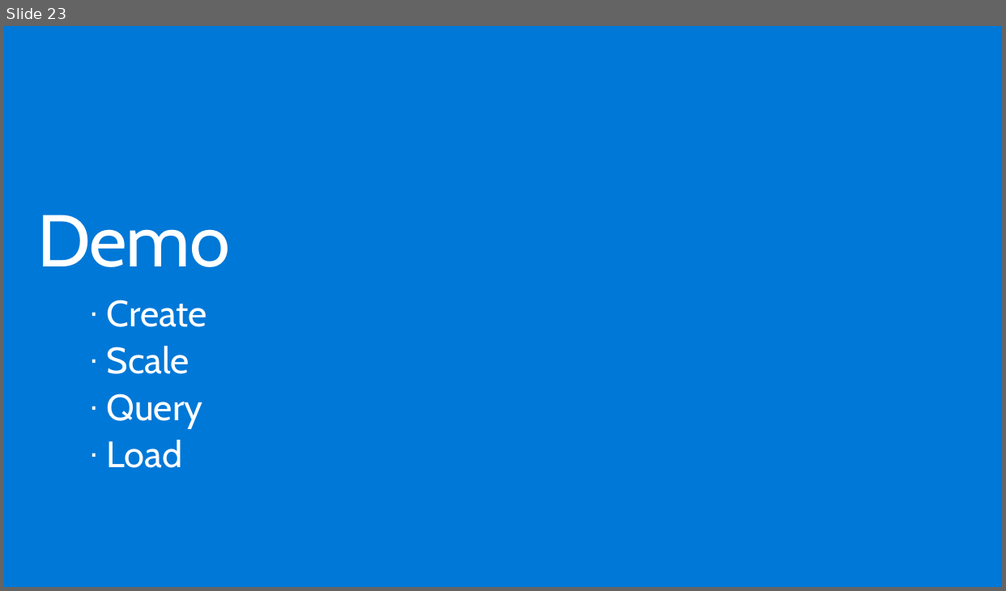
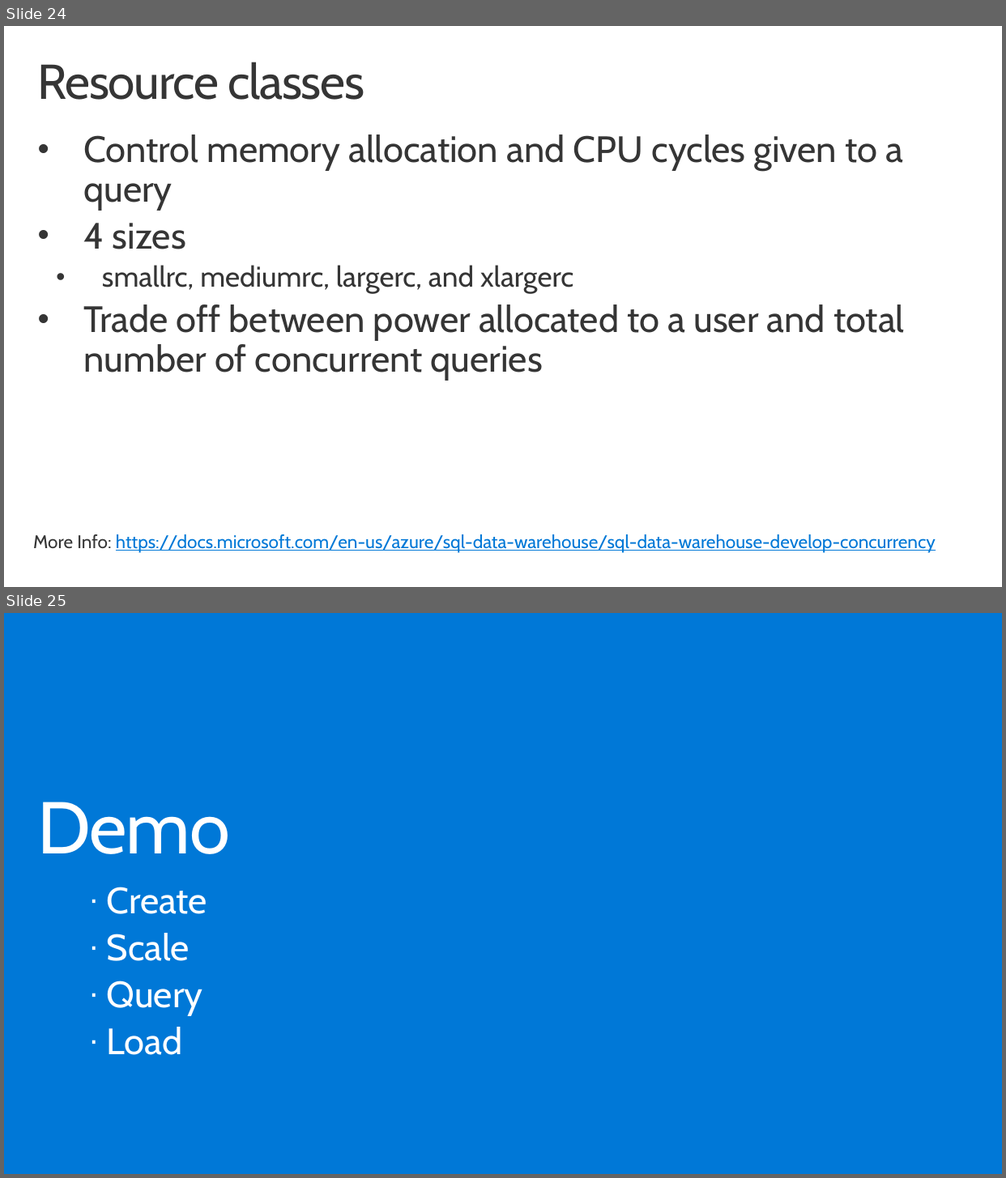
Before and after one commit to shawnweisfeld/20170304_AzureDW, a slide deck: Intro to Azure SQL Data Warehouse.pptx. Shown one above the other, each under a label of ours: slide 23 before the commit, slides 24 and 25 after it. The pictures are 1006x591 and 1006x1178 pixels, drawn with LibreOffice and Linux fonts; fonts in the diff are those of the drawing; background and template pictures are left out. Boxes give left, top, right and bottom in pixels: in the first picture for what was removed or moved away, otherwise in the second. Text is boxed around its words. In the diff, an @@ line names an element or a change of style, - is before the commit and + after.

```diff
--- a/Intro to Azure SQL Data Warehouse.pptx
+++ b/Intro to Azure SQL Data Warehouse.pptx
@@ slide 24 added at <box>4,26,1002,587</box>, background #FFFFFF @@
@@ title added at <box>38,62,364,100</box>, 48 pt, text #353535 @@
+Resource classes
@@ text added at <box>83,135,904,381</box>, 36 pt, text #353535 @@
+• Control memory allocation and CPU cycles given to a query
+• 4 sizes
+  • smallrc, mediumrc, largerc, and xlargerc
+• Trade off between power allocated to a user and total number of concurrent queries
@@ text added at <box>33,535,936,553</box>, 18 pt, text #0078D7, underline @@
+More Info: https://docs.microsoft.com/en-us/azure/sql-data-warehouse/sql-data-warehouse-develop-concurrency
@@ what was slide 23 is now slide 25 @@
```
Also in this commit, not shown: 2 slides changed, 3 other slides added.
